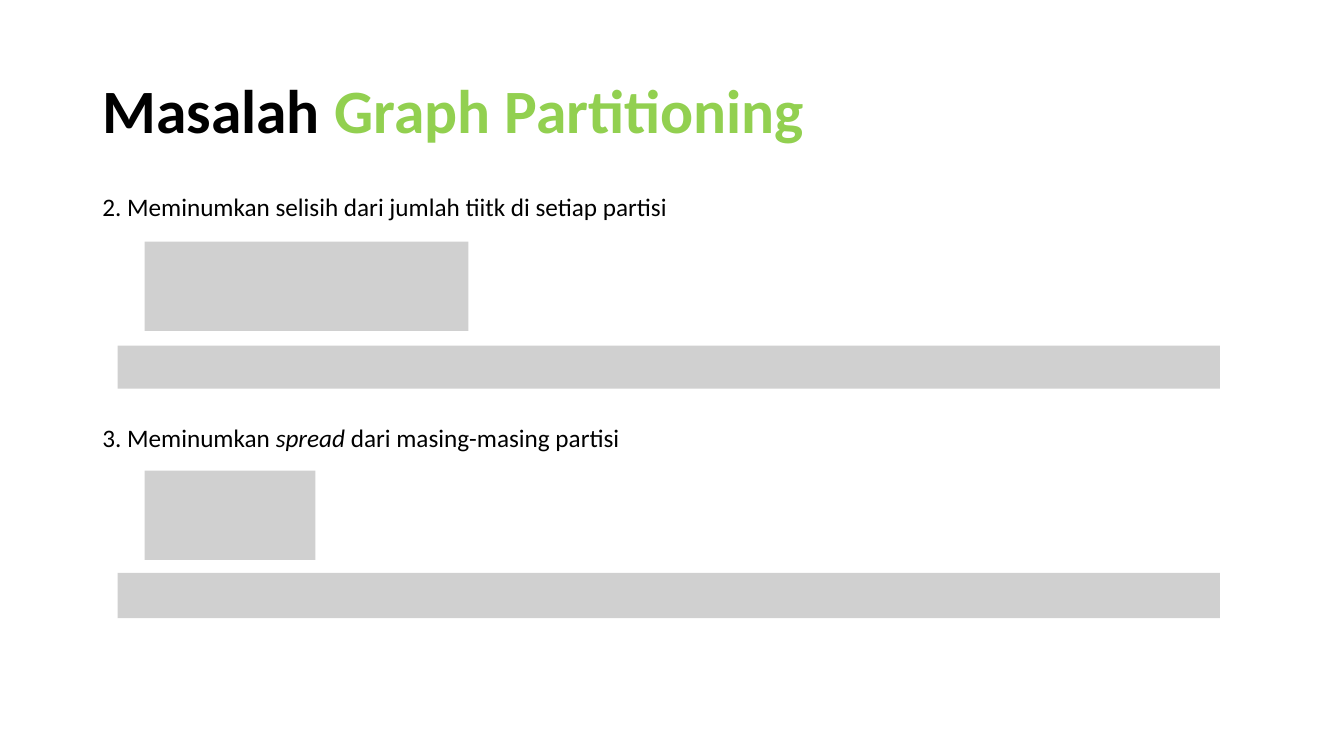
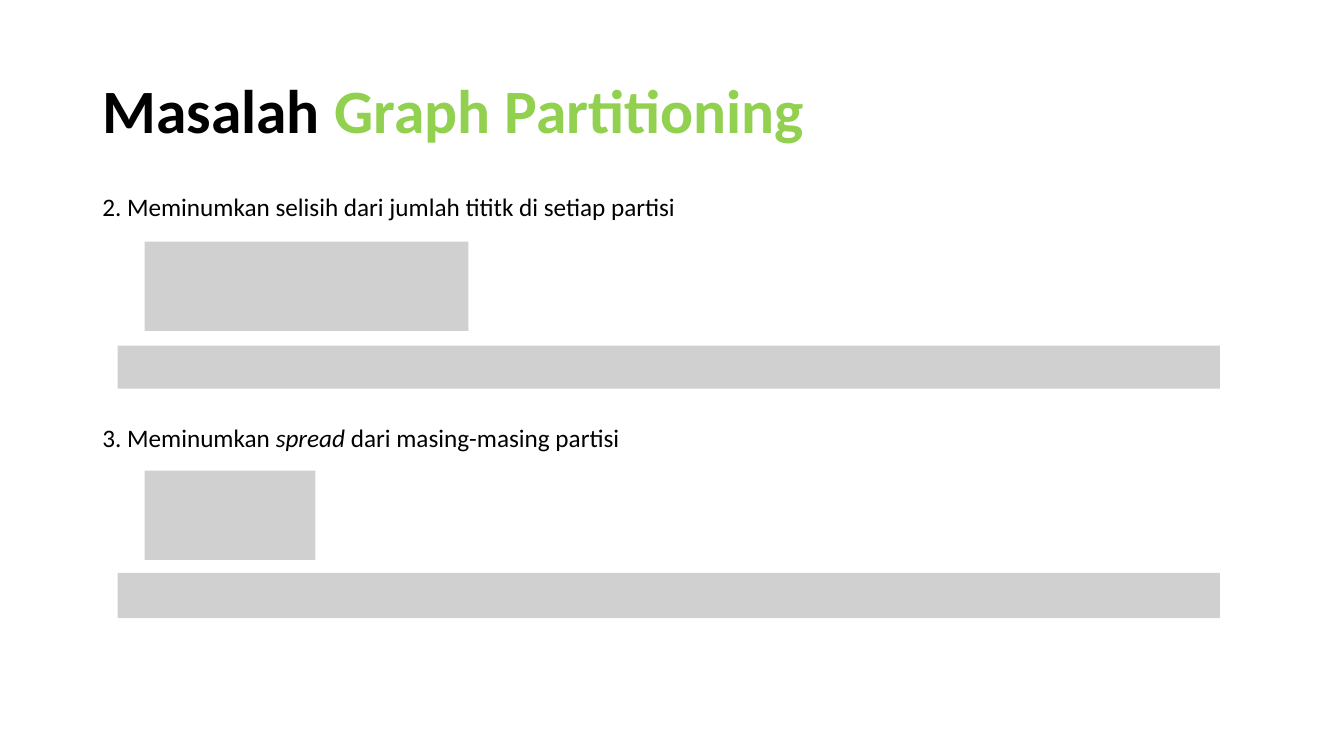
Before and after one commit to FelixFern/Graph-Partitioning-Optimization, a slide deck: slide 6 of documents/Graph Partitioning.pptx. Drawn at 1344x756 pixels with LibreOffice and Linux fonts; fonts in the diff are those of the drawing; grey boxes stand for pictures. Boxes give left, top, right and bottom in pixels: in the first picture for what was removed or moved away, otherwise in the second. Text is boxed around its words. In the diff, an @@ line names an element or a change of style, - is before the commit and + after.

```diff
--- a/documents/Graph Partitioning.pptx
+++ b/documents/Graph Partitioning.pptx
@@ text at (102, 198, 675, 221): text changed @@
-2. Meminumkan selisih dari jumlah tiitk di setiap partisi
+2. Meminumkan selisih dari jumlah tititk di setiap partisi
```
Also in this commit, not shown: 2 other files.
